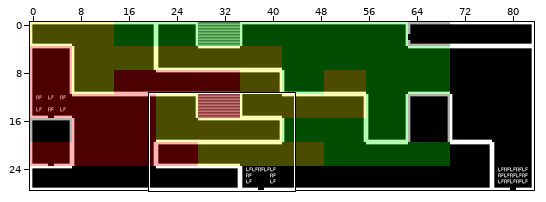
A Tiled map gets an edit: tiled/dungeons.tmx. The picture above shows the old version from afar; the outline marks the close-up.
Close-up. First the earlier version:
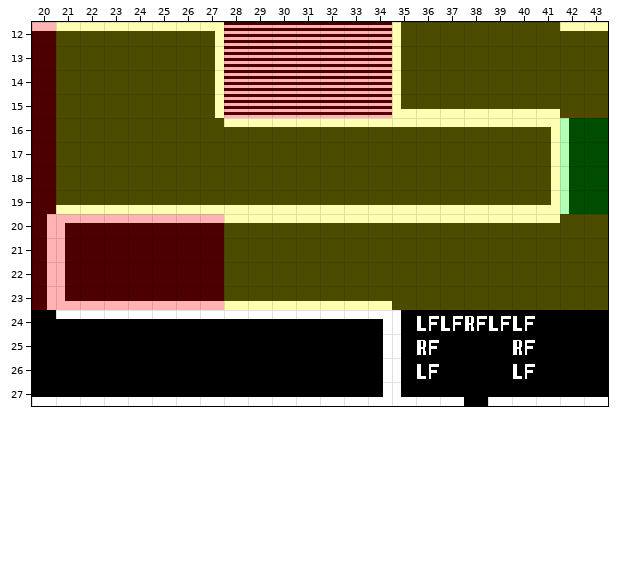
Cells are 16x16 px. Shown: x 20..43, y 12..27. The commit also changed other parts of the map, which this record leaves out. The old version is drawn lined up with the new one.
Now the later version:
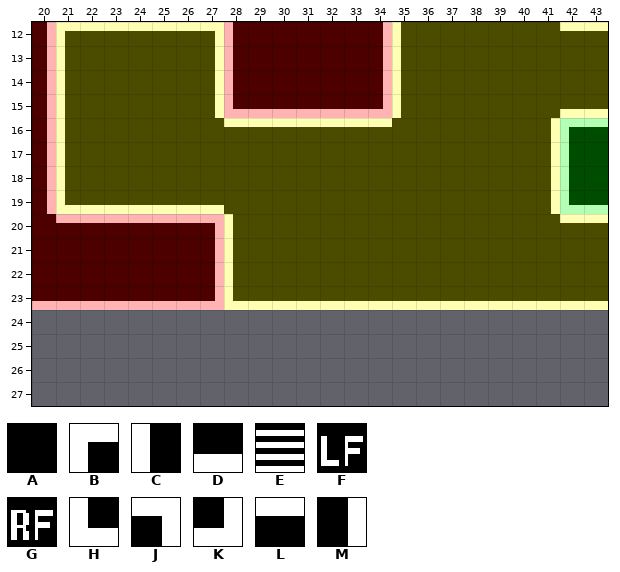
Key: from "overworld": A 0, B 1, C 2, D 3, E 5, F 8, G 9, H 10, J 11, K 12, L 13, M 14.
_ is an empty cell, . an unchanged one.
What changed:
map size 84x28 -> 70x24 cells
--- layer "Tile Layer 1"
@@ x 20..43 @@
-12 LL......EEEEEEE.........
-13 AA......EEEEEEE.........
-14 AA......EEEEEEE.........
-15 AA......EEEEEEEHDDDDDDAA
-16 AA.............LLLLLLJCA
-17 AA......................
-18 AA......................
-19 AD......DDDDDDDDDDDDDKCA
-20 MB.....LLLLLLLLLLLLLLLAA
-21 MC.....AA...............
-22 MC.....AA...............
-23 MH.....DD......AAAAAAAAA
-24 ALLLLLLLLLLLLLJCFFGFFAAA
-25 AAAAAAAAAAAAAAMCGAAAGAAA
-26 AAAAAAAAAAAAAAMCFAAAFAAA
-27 DDDDDDDDDDDDDDKHDDADDDDD
+12 MB......CAAAAAM.........
+13 MC......CAAAAAM.........
+14 MC......CAAAAAM.........
+15 MC......HDDDDDKCAAAAAADD
+16 MC.............AAAAAAMBL
+17 MC......................
+18 MC......................
+19 MH......AAAAAAAAAAAAAMHD
+20 AL.....JCAAAAAAAAAAAAALL
+21 AA.....MC...............
+22 AA.....MC...............
+23 DD.....KH......DDDDDDDDD
+24 ________________________
+25 ________________________
+26 ________________________
+27 ________________________
Changed places in both close-ups, as pixel boxes (x1, y1, x2, y2):
changed: (32, 22, 608, 406)
